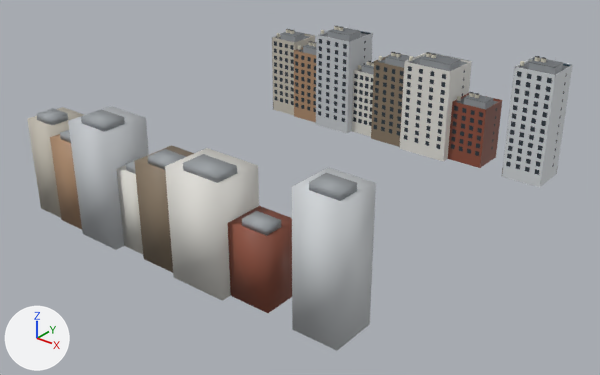
An edit to the Blender file assets/buildings/office.blend, drawn before and after from the same camera.
Rendered twice from a 50 mm lens placed at (278.0, -341.0, 159.0), pointed at (81.0, -95.0, 7.0). Every picture has the same lights, and +X, +Y and +Z are marked at lower left. The older version comes first.

The older version as bpy lines, for what is in view:
```python
ob_office_a_lo_mesh = bpy.data.objects.new('office_a_lo_mesh', me_office_a_lo_mesh)
ob_office_a_lo_mesh.parent = ob_office_a_lo
ob_office_a_lo_mesh.location = (0.0, 0.0, 0.0)
ob_office_b_lo_mesh = bpy.data.objects.new('office_b_lo_mesh', me_office_b_lo_mesh)
ob_office_b_lo_mesh.parent = ob_office_b_lo
ob_office_b_lo_mesh.location = (0.0, 0.0, 0.0)
ob_office_c_body = bpy.data.objects.new('office_c_body', me_office_c_body)
ob_office_c_body.parent = ob_office_c
ob_office_c_body.location = (0.0, 0.0, 0.0)
ob_office_c_lo_mesh = bpy.data.objects.new('office_c_lo_mesh', me_office_c_lo_mesh)
ob_office_c_lo_mesh.parent = ob_office_c_lo
ob_office_c_lo_mesh.location = (0.0, 0.0, 0.0)
ob_office_d_lo_mesh = bpy.data.objects.new('office_d_lo_mesh', me_office_d_lo_mesh)
ob_office_d_lo_mesh.parent = ob_office_d_lo
ob_office_d_lo_mesh.location = (0.0, 0.0, 0.0)
ob_office_e_lo_mesh = bpy.data.objects.new('office_e_lo_mesh', me_office_e_lo_mesh)
ob_office_e_lo_mesh.parent = ob_office_e_lo
ob_office_e_lo_mesh.location = (0.0, 0.0, 0.0)
ob_office_f_body = bpy.data.objects.new('office_f_body', me_office_f_body)
ob_office_f_body.parent = ob_office_f
ob_office_f_body.location = (0.0, 0.0, 0.0)
ob_office_f_lo_mesh = bpy.data.objects.new('office_f_lo_mesh', me_office_f_lo_mesh)
ob_office_f_lo_mesh.parent = ob_office_f_lo
ob_office_f_lo_mesh.location = (0.0, 0.0, 0.0)
ob_office_g_lo_mesh = bpy.data.objects.new('office_g_lo_mesh', me_office_g_lo_mesh)
ob_office_g_lo_mesh.parent = ob_office_g_lo
ob_office_g_lo_mesh.location = (0.0, 0.0, 0.0)
# also in view: 'office_e_body' at (95.0, -9.0, 26.0); 'office_h_lo_mesh' at (145.0, -159.0, 27.0); 'office_h_body' at (144.0, -8.0, 30.0); 'office_d_body' at (74.0, -8.0, 24.0); 'office_b_body' at (41.0, -9.0, 28.0)
```
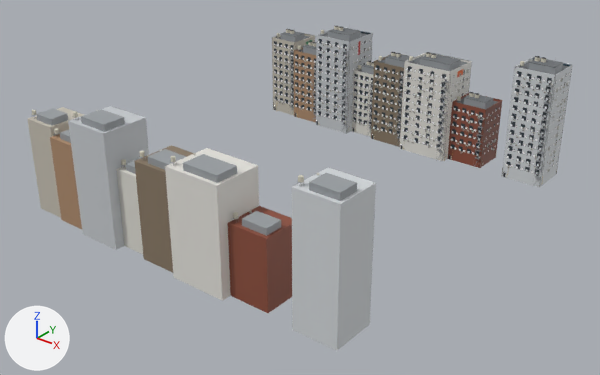
Boxes [x1, y1, x2, y2] around the edits, measured in the pictures (600 x 375 px):
'office_f_body', reshaped: before [448, 92, 502, 168]; after [448, 92, 502, 169]
part 1 of me_office_g_lo_mesh, added: after [32, 110, 36, 115]
part 2 of me_office_a_lo_mesh, added: after [54, 128, 59, 134]
part 3 of me_office_b_lo_mesh, added: after [73, 111, 78, 117]
part 4 of me_office_c_lo_mesh, added: after [121, 159, 126, 165]
part 5 of me_office_d_lo_mesh, added: after [140, 151, 145, 157]
part 6 of me_office_e_lo_mesh, added: after [170, 156, 176, 162]
part 7 of me_office_f_body, added: after [448, 107, 501, 169]
part 8 of me_office_f_lo_mesh, added: after [233, 212, 238, 219]
part 9 of me_office_h_lo_mesh, added: after [298, 175, 304, 182]

Diff of the bpy script that builds the scene:
```diff
--- a/assets/buildings/office.blend.py
+++ b/assets/buildings/office.blend.py
@@ me_office_g_lo_mesh @@
 # used by ob_office_g_lo_mesh; parent = ob_office_g_lo; location = (0.0, 0.0, 0.0)
-me_office_g_lo_mesh.from_pydata(...)  # 184 vertices, 138 faces; spans x -7.5..7.5, y -17.0..1.0, z 0.0..42.7
+me_office_g_lo_mesh.from_pydata(...)  # 260 vertices, 190 faces; spans x -7.5..7.5, y -17.0..1.0, z 0.0..43.1
+# me_office_g_lo_mesh part 1: a new loose piece, a 14-sided cylinder along z spanning x -6.7..-5.1, y -15.4..-13.8, z 41.5..43.1, in mat_paint
+# other edits to the shape of me_office_g_lo_mesh do not show in these pictures
 me_office_g_lo_mesh.materials.append(mat_paint)
@@ me_office_a_lo_mesh @@
 # used by ob_office_a_lo_mesh; parent = ob_office_a_lo; location = (0.0, 0.0, 0.0)
-me_office_a_lo_mesh.from_pydata(...)  # 168 vertices, 126 faces; spans x -8.0..8.0, y -18.0..1.0, z 0.0..38.9
+me_office_a_lo_mesh.from_pydata(...)  # 244 vertices, 178 faces; spans x -8.0..8.0, y -18.0..1.0, z 0.0..39.3
+# me_office_a_lo_mesh part 2: a new loose piece, a 14-sided cylinder along z spanning x -7.2..-5.6, y -16.5..-14.8, z 37.7..39.3, in mat_paint
+# other edits to the shape of me_office_a_lo_mesh do not show in these pictures
 me_office_a_lo_mesh.materials.append(mat_paint)
@@ me_office_b_lo_mesh @@
 # used by ob_office_b_lo_mesh; parent = ob_office_b_lo; location = (0.0, 0.0, 0.0)
-me_office_b_lo_mesh.from_pydata(...)  # 252 vertices, 211 faces; spans x -10.0..10.0, y -20.0..0.0, z 0.0..50.3
+me_office_b_lo_mesh.from_pydata(...)  # 328 vertices, 263 faces; spans x -10.0..10.0, y -20.0..0.0, z 0.0..50.7
+# me_office_b_lo_mesh part 3: a new loose piece, a 14-sided cylinder along z spanning x -9.2..-7.6, y -18.5..-16.8, z 49.1..50.7, in mat_paint
+# other edits to the shape of me_office_b_lo_mesh do not show in these pictures
 me_office_b_lo_mesh.materials.append(mat_paint)
 me_office_b_lo_mesh.materials.append(mat_windowlit)
-me_office_b_lo_mesh.materials.append(mat_window)
@@ me_office_c_lo_mesh @@
 # used by ob_office_c_lo_mesh; parent = ob_office_c_lo; location = (0.0, 0.0, 0.0)
-me_office_c_lo_mesh.from_pydata(...)  # 152 vertices, 114 faces; spans x -6.5..6.5, y -16.0..1.0, z 0.0..35.1
+me_office_c_lo_mesh.from_pydata(...)  # 228 vertices, 166 faces; spans x -6.5..6.5, y -16.0..1.0, z 0.0..35.5
+# me_office_c_lo_mesh part 4: a new loose piece, a 14-sided cylinder along z spanning x -5.7..-4.1, y -14.4..-12.8, z 33.9..35.5, in mat_paint
+# other edits to the shape of me_office_c_lo_mesh do not show in these pictures
 me_office_c_lo_mesh.materials.append(mat_paint)
@@ me_office_d_lo_mesh @@
 # used by ob_office_d_lo_mesh; parent = ob_office_d_lo; location = (0.0, 0.0, 0.0)
-me_office_d_lo_mesh.from_pydata(...)  # 220 vertices, 183 faces; spans x -9.0..9.0, y -18.0..1.0, z 0.0..42.7
+me_office_d_lo_mesh.from_pydata(...)  # 296 vertices, 235 faces; spans x -9.0..9.0, y -18.0..1.0, z 0.0..43.1
+# me_office_d_lo_mesh part 5: a new loose piece, a 14-sided cylinder along z spanning x -8.2..-6.6, y -16.5..-14.8, z 41.5..43.1, in mat_paint
+# other edits to the shape of me_office_d_lo_mesh do not show in these pictures
 me_office_d_lo_mesh.materials.append(mat_paint)
 me_office_d_lo_mesh.materials.append(mat_windowlit)
-me_office_d_lo_mesh.materials.append(mat_window)
@@ me_office_e_lo_mesh @@
 # used by ob_office_e_lo_mesh; parent = ob_office_e_lo; location = (0.0, 0.0, 0.0)
-me_office_e_lo_mesh.from_pydata(...)  # 192 vertices, 144 faces; spans x -12.0..12.0, y -20.0..0.0, z 0.0..46.5
+me_office_e_lo_mesh.from_pydata(...)  # 268 vertices, 196 faces; spans x -12.0..12.0, y -20.0..0.0, z 0.0..46.9
+# me_office_e_lo_mesh part 6: a new loose piece, a 14-sided cylinder along z spanning x -11.2..-9.6, y -18.5..-16.8, z 45.3..46.9, in mat_paint
+# other edits to the shape of me_office_e_lo_mesh do not show in these pictures
 me_office_e_lo_mesh.materials.append(mat_paint)
@@ me_office_f_body @@
 # used by ob_office_f_body; parent = ob_office_f; location = (0.0, 0.0, 0.0)
-me_office_f_body.from_pydata(...)  # 1160 vertices, 908 faces; spans x -8.5..8.5, y -16.0..1.9, z 0.0..36.3
+me_office_f_body.from_pydata(...)  # 5486 vertices, 4161 faces; spans x -9.0..9.0, y -17.9..1.9, z 0.0..36.3
+# me_office_f_body part 7: 4086 vertices added at x -9.0..9.0, y -17.9..-0.4, z 0.0..27.6
+# other edits to the shape of me_office_f_body do not show in these pictures
 me_office_f_body.materials.append(mat_paint)
@@ me_office_f_body @@
 me_office_f_body.materials.append(mat_window)
+me_office_f_body.materials.append(mat_light)  # white #fffaf3, glowing white #fffaf3
@@ me_office_f_lo_mesh @@
 # used by ob_office_f_lo_mesh; parent = ob_office_f_lo; location = (0.0, 0.0, 0.0)
-me_office_f_lo_mesh.from_pydata(...)  # 136 vertices, 102 faces; spans x -8.5..8.5, y -16.0..1.0, z 0.0..31.3
+me_office_f_lo_mesh.from_pydata(...)  # 212 vertices, 154 faces; spans x -8.5..8.5, y -16.0..1.0, z 0.0..31.7
+# me_office_f_lo_mesh part 8: a new loose piece, a 14-sided cylinder along z spanning x -7.7..-6.1, y -14.4..-12.8, z 30.1..31.7, in mat_paint
+# other edits to the shape of me_office_f_lo_mesh do not show in these pictures
 me_office_f_lo_mesh.materials.append(mat_paint)
@@ me_office_h_lo_mesh @@
 # used by ob_office_h_lo_mesh; parent = ob_office_h_lo; location = (0.0, 0.0, 0.0)
-me_office_h_lo_mesh.from_pydata(...)  # 272 vertices, 228 faces; spans x -9.0..9.0, y -18.0..0.0, z 0.0..54.1
+me_office_h_lo_mesh.from_pydata(...)  # 348 vertices, 280 faces; spans x -9.0..9.0, y -18.0..0.0, z 0.0..54.5
+# me_office_h_lo_mesh part 9: a new loose piece, a 14-sided cylinder along z spanning x -8.2..-6.6, y -16.5..-14.8, z 52.9..54.5, in mat_paint
+# other edits to the shape of me_office_h_lo_mesh do not show in these pictures
 me_office_h_lo_mesh.materials.append(mat_paint)
 me_office_h_lo_mesh.materials.append(mat_windowlit)
-me_office_h_lo_mesh.materials.append(mat_window)
```
